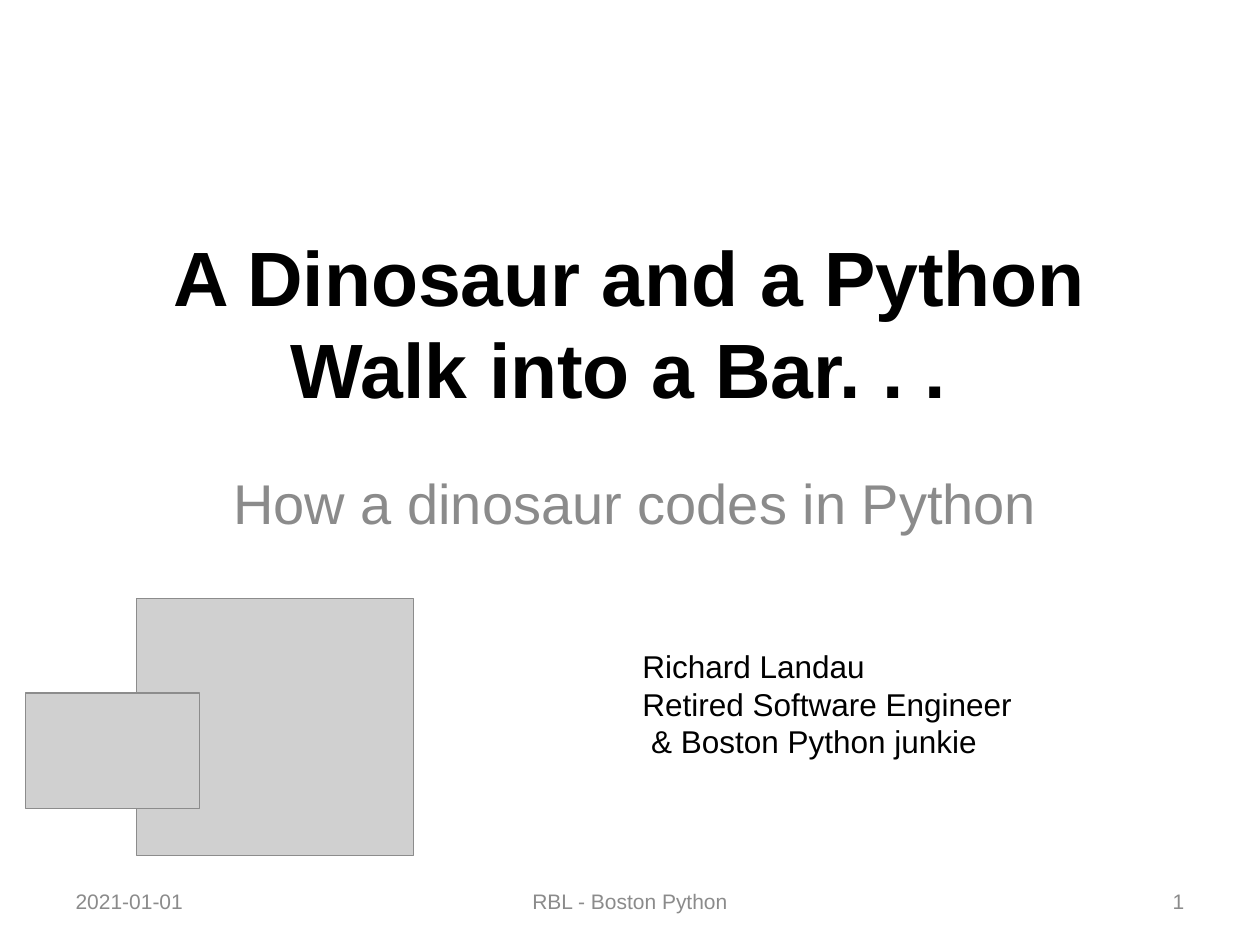
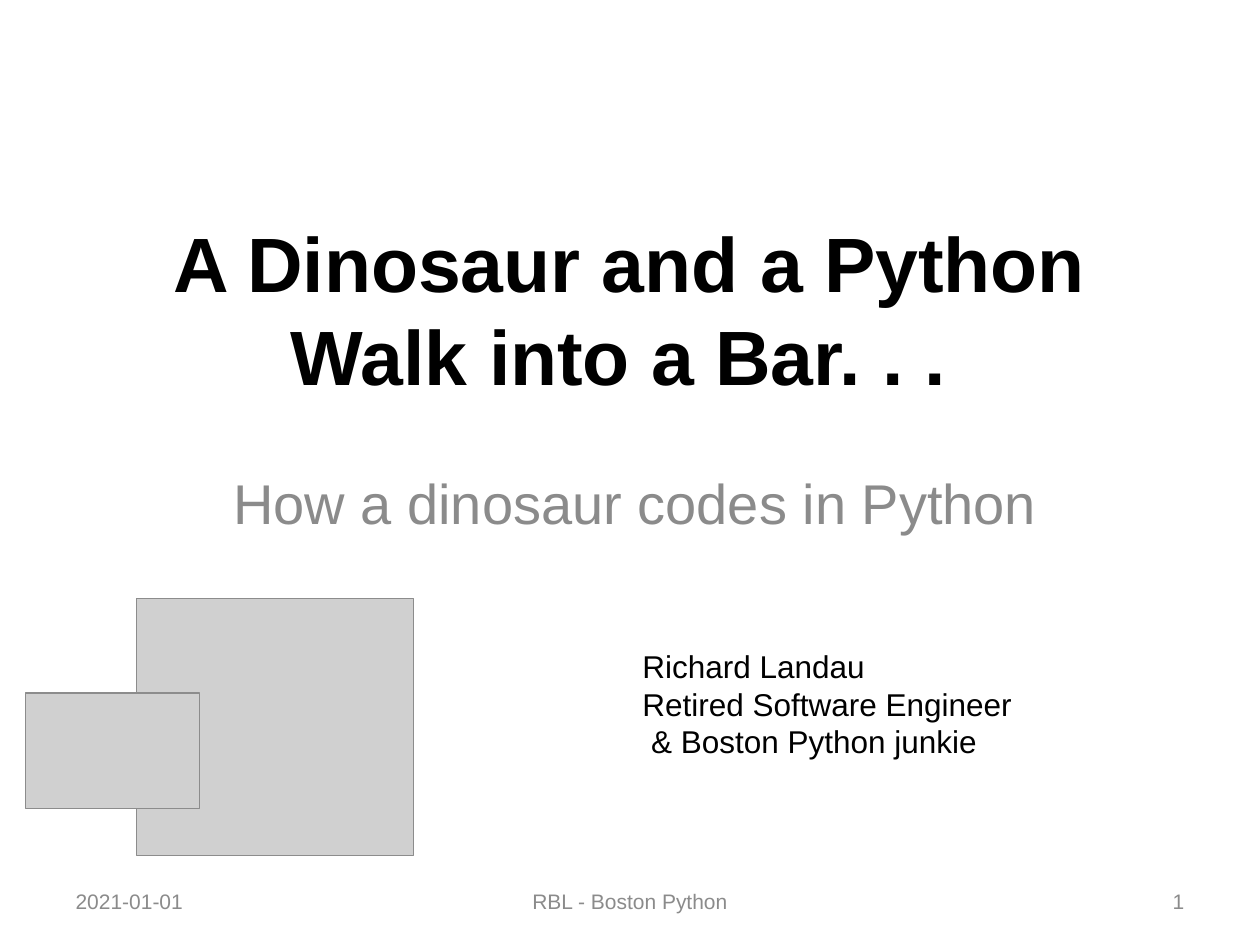
Before and after one commit to rblandau/NewTrace, a slide deck: slide 1 of docs/OfflineDebugging/A Dinosaur and a Python 02.pptx. Drawn at 1260x945 pixels with LibreOffice and Linux fonts; fonts in the diff are those of the drawing; grey boxes stand for pictures. Boxes give left, top, right and bottom in pixels: in the first picture for what was removed or moved away, otherwise in the second. Text is boxed around its words. In the diff, an @@ line names an element or a change of style, - is before the commit and + after.

```diff
--- a/docs/OfflineDebugging/A Dinosaur and a Python 02.pptx
+++ b/docs/OfflineDebugging/A Dinosaur and a Python 02.pptx
@@ title "A Dinosaur and a Python ...": place and size @@
-title "A Dinosaur and a Python ..." at (173,250,1085,399)
+title "A Dinosaur and a Python ..." at (173,236,1085,386)
```
Also in this commit, not shown: 2 other slides changed, 1 slide removed, 1 other file.
